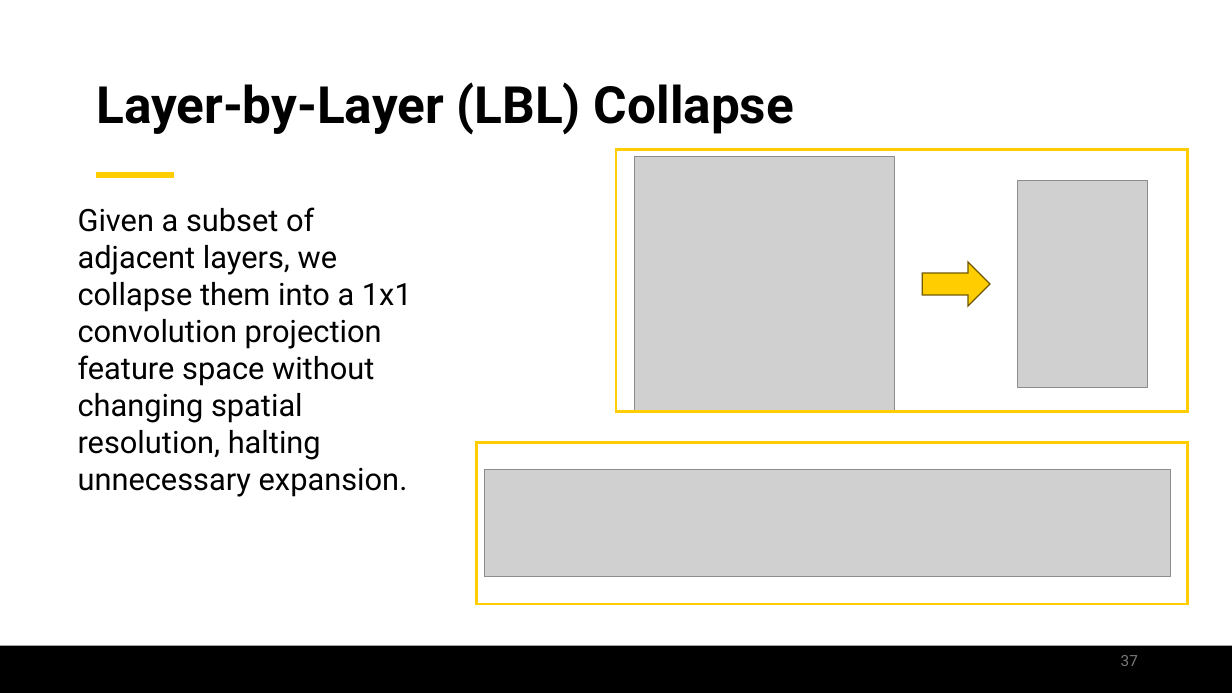
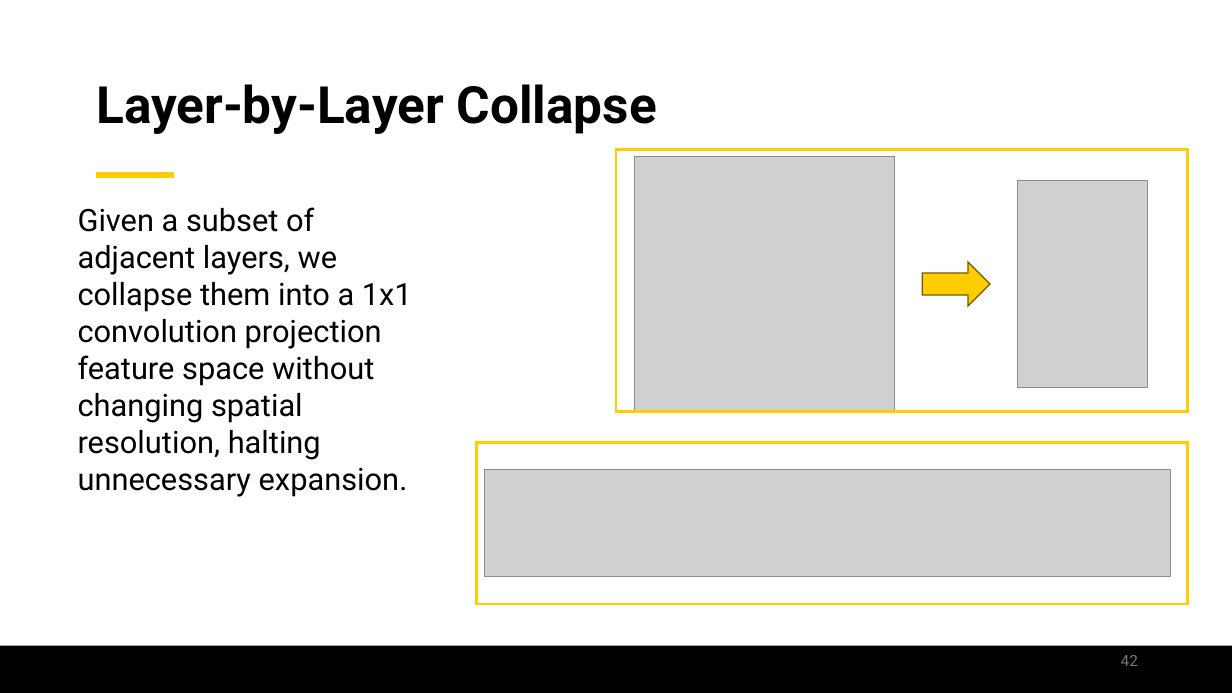
Before and after one commit to jamilgafur/Presentation, a slide deck: slide 42 of Presentation.pptx (slide 37 before the commit). Drawn at 1232x693 pixels with LibreOffice and Linux fonts; fonts in the diff are those of the drawing; grey boxes stand for pictures; background and template pictures are left out. Boxes give left, top, right and bottom in pixels: in the first picture for what was removed or moved away, otherwise in the second. Text is boxed around its words. In the diff, an @@ line names an element or a change of style, - is before the commit and + after.

```diff
--- a/Presentation.pptx
+++ b/Presentation.pptx
@@ title at (96, 84, 657, 134): text changed @@
-Layer-by-Layer (LBL) Collapse
+Layer-by-Layer Collapse
@@ page number at (1121, 655, 1138, 666): text changed @@
-37
+42
```
Also in this commit, not shown: 23 other slides changed, 31 slides added, 21 slides removed.
